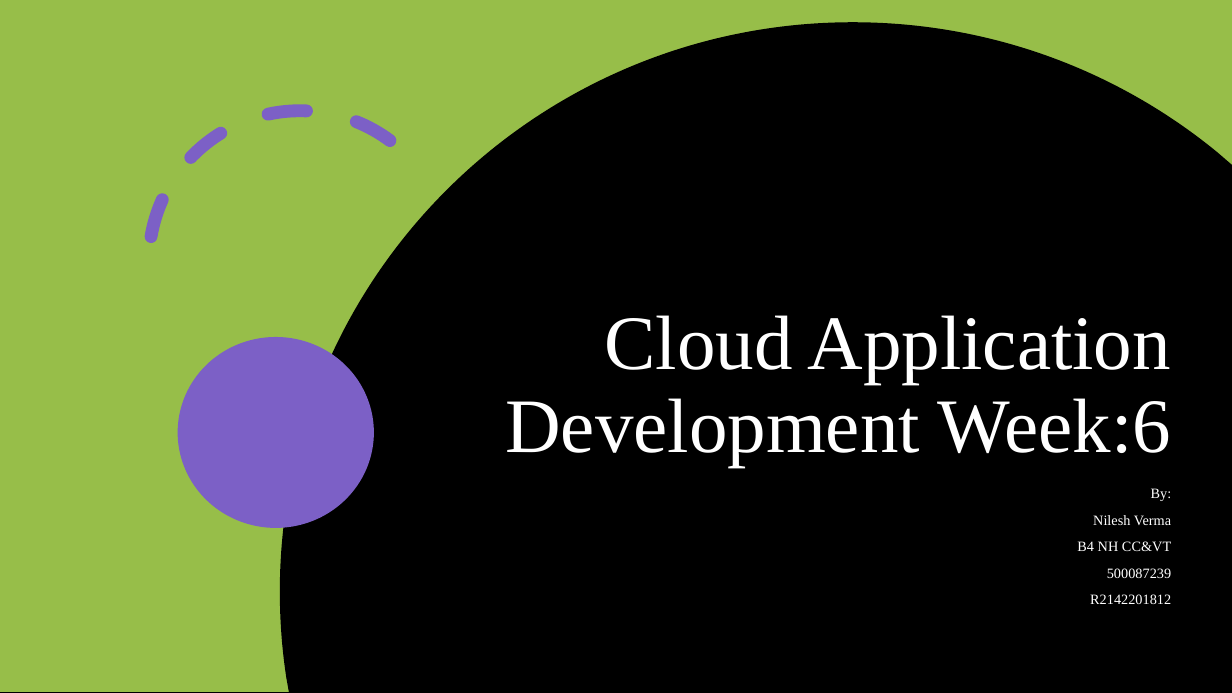
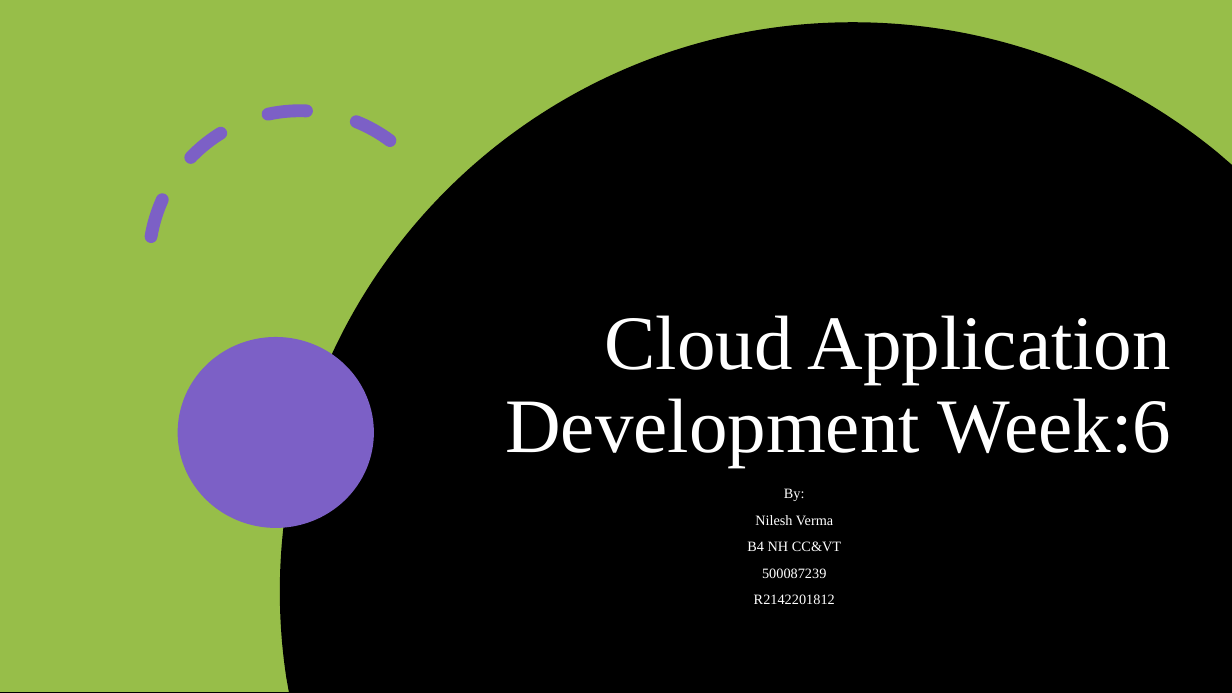
Before and after one commit to nileshverma1234/Cloud-Application-Development-500087239, a slide deck: slide 1 of Week 6.pptx. Drawn at 1232x693 pixels with LibreOffice and Linux fonts; fonts in the diff are those of the drawing. Boxes give left, top, right and bottom in pixels: in the first picture for what was removed or moved away, otherwise in the second. Text is boxed around its words. In the diff, an @@ line names an element or a change of style, - is before the commit and + after.

```diff
--- a/Week 6.pptx
+++ b/Week 6.pptx
@@ subtitle "By:" at bbox=[747, 488, 841, 604]: alignment right to centre @@
```
Also in this commit, not shown: 1 other file.
